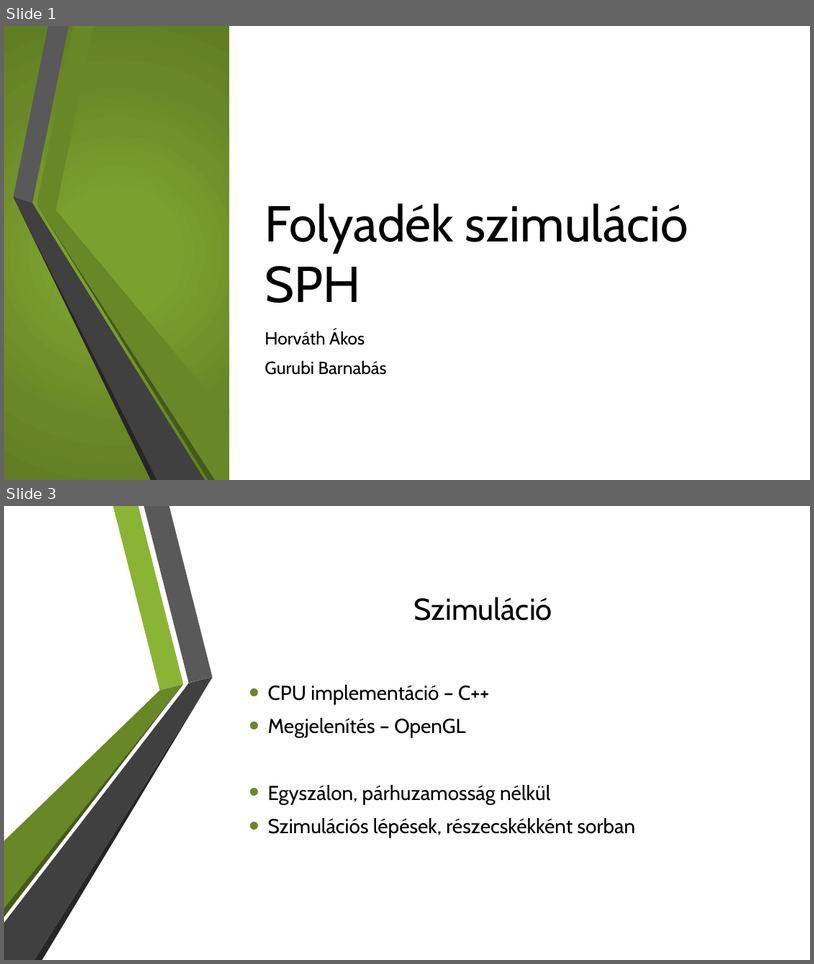
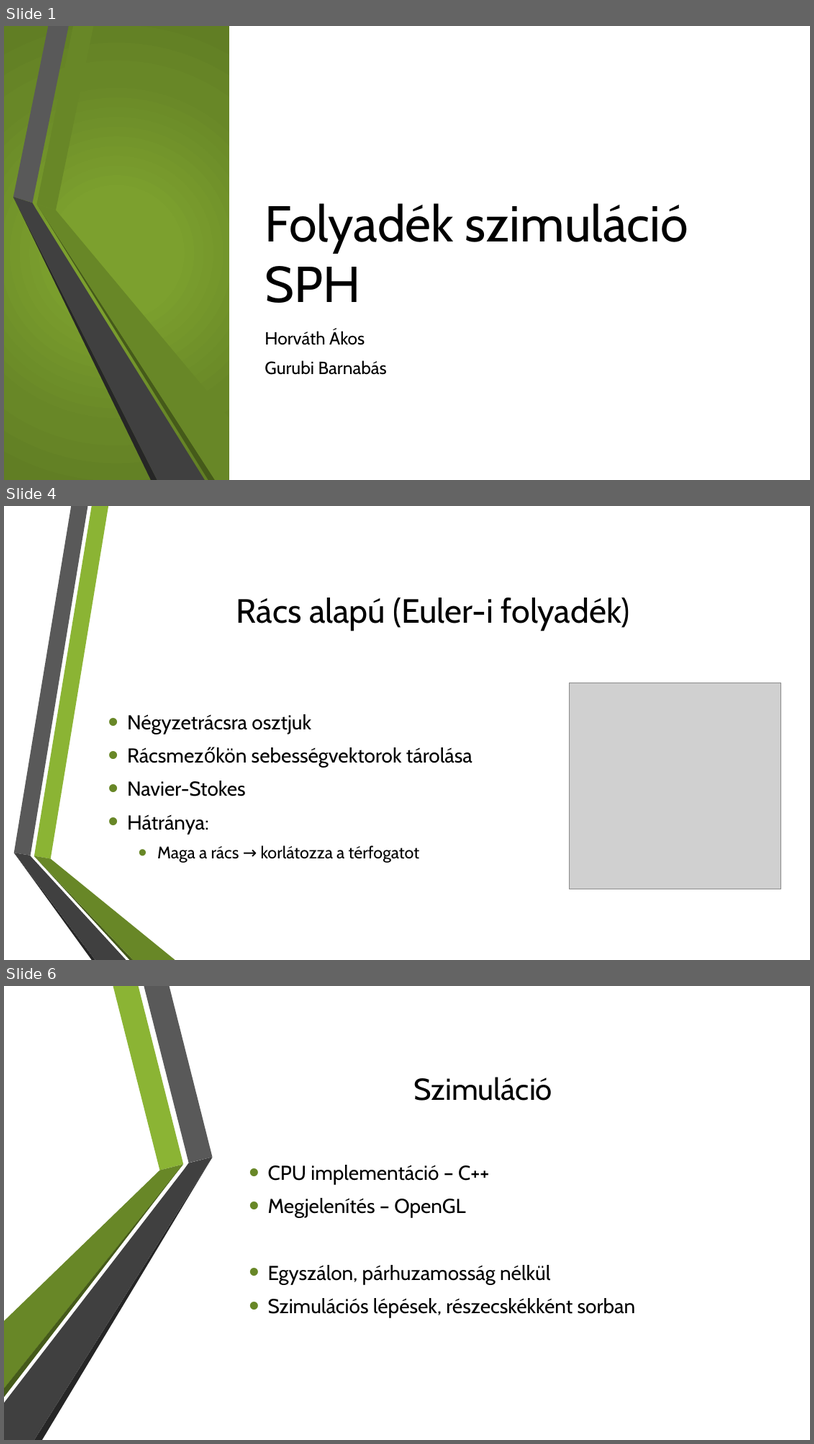
Before and after one commit to Akos11/OnlabSPH, a slide deck: docs/sph.pptx. Shown one above the other, each under a label of ours: slides 1 and 3 before the commit, slides 1, 4 and 6 after it; the slides between them are not shown. The pictures are 814x964 and 814x1444 pixels, drawn with LibreOffice and Linux fonts; fonts in the diff are those of the drawing; grey boxes stand for pictures; background and template pictures are left out. Boxes give left, top, right and bottom in pixels: in the first picture for what was removed or moved away, otherwise in the second. Text is boxed around its words. In the diff, an @@ line names an element or a change of style, - is before the commit and + after.

```diff
--- a/docs/sph.pptx
+++ b/docs/sph.pptx
@@ slide 4 added at (4, 506, 810, 960), background picture (left out); not listed: 6 template elements that a slide beside it also shows @@
@@ title added at (237, 597, 630, 631), 40 pt, text #000000 @@
+Rács alapú (Euler-i folyadék)
@@ picture added at (570, 682, 782, 890) @@
@@ text added at (127, 714, 473, 862), 24 pt, text #000000 @@
+• Négyzetrácsra osztjuk
+• Rácsmezőkön sebességvektorok tárolása
+• Navier-Stokes
+• Hátránya:
+  • Maga a rács → korlátozza a térfogatot
@@ what was slide 3 is now slide 6 @@
```
Also in this commit, not shown: 7 other slides added, 2 slides removed.
